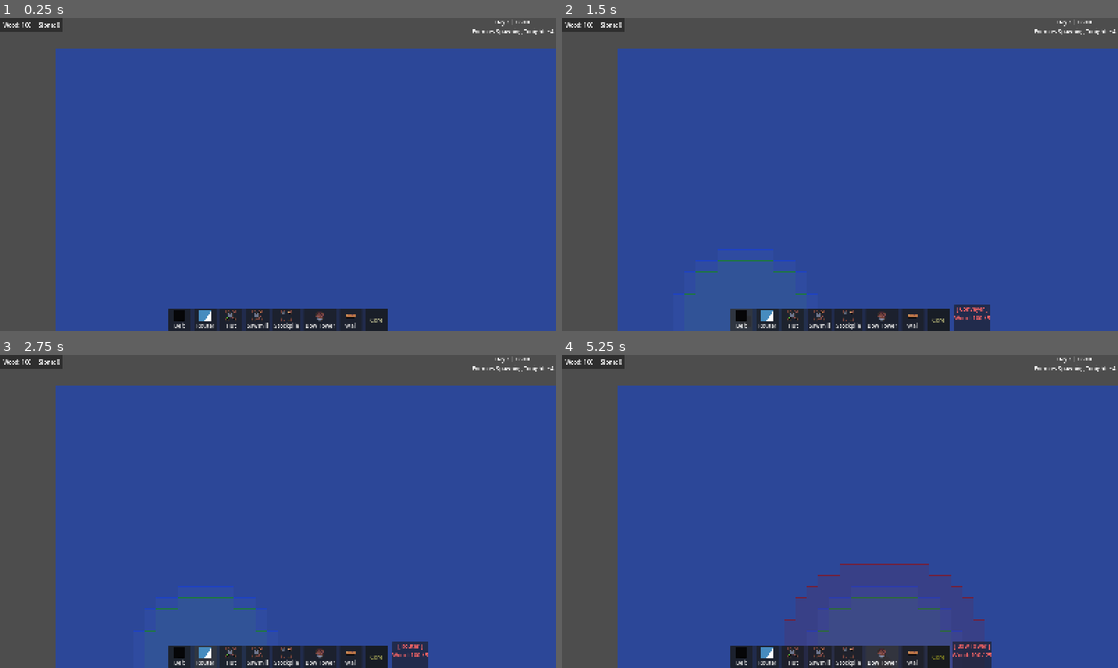
Above: before the commit, frames 1-4 (two rows, left to right).
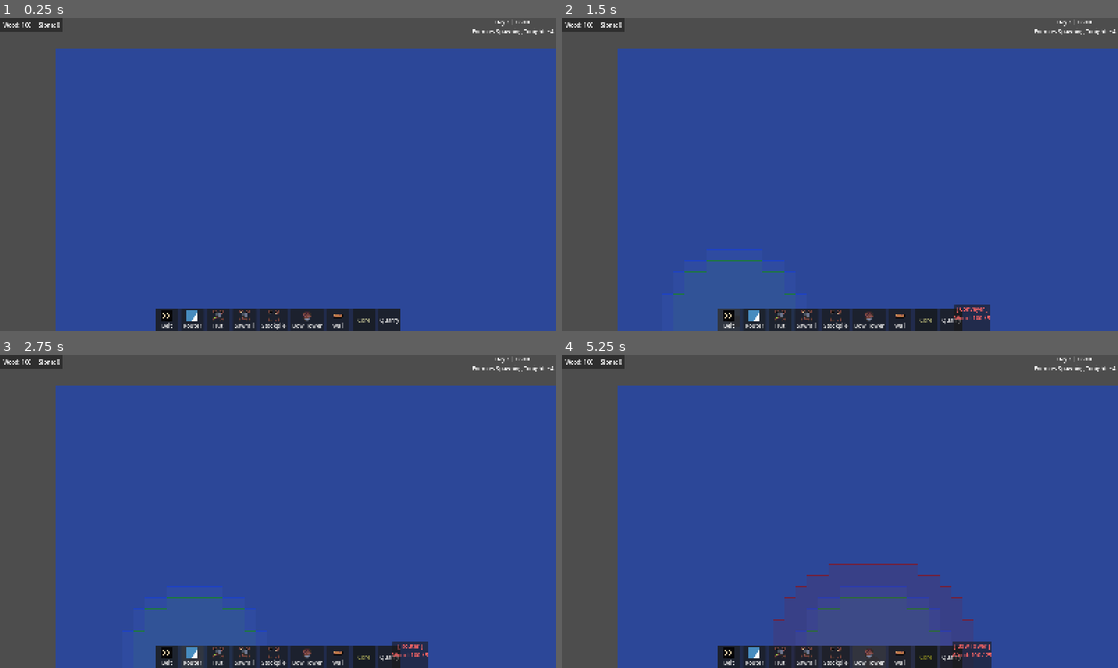
Above: after the commit, the same moments.

Repository: ColdTerror/Core-and-Conveyor
Game: Godot game, scene res://scenes/level.tscn
The game is run twice, just before and just after one commit, with the same random seed, the same clock (stepped at 60 frames per second) and the same inputs. The engine's default icon, where the game draws it, is replaced by a stand-in: a white triangle on a blue panel in a dark square.
Inputs (mouse positions are in pixels of both pictures, inside the frame that each line leads up to):
- Up to frame 1 (0.25 s): no input
- Up to frame 2 (1.5 s): click (951, 318) at 0.5 s, where only the run after the commit has a clickable "Quarry"; click "Belt" at 1.25 s
- Up to frame 3 (2.75 s): click "Router" at 2 s
- Up to frame 4 (5.25 s): click "Hut" at 2.75 s; click "Sawmill" at 3.5 s; click "Stockpile" at 4.25 s; click "Bow Tower" at 5 s

The runs differ from the first frame. In frame 1, 1.6% of the frame differs, in the area x 28-72%, y 92-100%; in frame 2, 1.7%; in frame 3, 1.7%; in frame 4, 1.8%, in the area x 28-76%, y 66-100%.

Commit message:
added a quarry building to harvest stone

Diff:
--- a/resources/tiles/4_Stone.tres
+++ b/resources/tiles/4_Stone.tres
@@ -1,5 +1,6 @@
 [gd_resource type="Resource" script_class="TileDataResource" format=3 uid="uid://reqe4t0u3m16"]
 
+[ext_resource type="Resource" uid="uid://b2175t1sagf73" path="res://resources/items/raw_resources/stone.tres" id="1_p53t5"]
 [ext_resource type="Script" uid="uid://dnsharo0i5t5i" path="res://resources/tiles/tile_data_resource.gd" id="1_yf2e0"]
 
 [resource]
@@ -9,4 +10,5 @@
 atlas_coords_full = Vector2i(1, 1)
 atlas_coords_depleted = Vector2i(1, 1)
 atlas_coords_harvesting = Vector2i(1, 1)
+item_drop = ExtResource("1_p53t5")
 metadata/_custom_type_script = "uid://dnsharo0i5t5i"
--- a/resources/tiles/5_Buiding.tres
+++ /dev/null
@@ -1,9 +0,0 @@
-[gd_resource type="Resource" script_class="TileDataResource" load_steps=2 format=3 uid="uid://bfnvkjk4j5msp"]
-
-[ext_resource type="Script" uid="uid://dnsharo0i5t5i" path="res://resources/tiles/tile_data_resource.gd" id="1_j0qcp"]
-
-[resource]
-script = ExtResource("1_j0qcp")
-display_name = "Building"
-is_object = true
-metadata/_custom_type_script = "uid://dnsharo0i5t5i"
--- a/resources/tiles/6_Conveyer_Right.tres
+++ /dev/null
@@ -1,11 +0,0 @@
-[gd_resource type="Resource" script_class="TileDataResource" format=3 uid="uid://ib2rubjj10i2"]
-
-[ext_resource type="Script" uid="uid://dnsharo0i5t5i" path="res://resources/tiles/tile_data_resource.gd" id="1_m1gv3"]
-
-[resource]
-script = ExtResource("1_m1gv3")
-display_name = "Conveyer_Right"
-is_object = true
-is_conveyor = true
-atlas_coords_full = Vector2i(0, 2)
-metadata/_custom_type_script = "uid://dnsharo0i5t5i"
--- a/resources/tiles/7_Conveyer_Up.tres
+++ /dev/null
@@ -1,12 +0,0 @@
-[gd_resource type="Resource" script_class="TileDataResource" format=3 uid="uid://bwxxvg7jiksgl"]
-
-[ext_resource type="Script" uid="uid://dnsharo0i5t5i" path="res://resources/tiles/tile_data_resource.gd" id="1_f7lrl"]
-
-[resource]
-script = ExtResource("1_f7lrl")
-display_name = "Conveyer_Up"
-is_object = true
-is_conveyor = true
-conveyor_direction = Vector2(0, -1)
-atlas_coords_full = Vector2i(1, 2)
-metadata/_custom_type_script = "uid://dnsharo0i5t5i"
--- a/resources/tiles/8_Conveyer_Left.tres
+++ /dev/null
@@ -1,12 +0,0 @@
-[gd_resource type="Resource" script_class="TileDataResource" format=3 uid="uid://ijwrlheyckd8"]
-
-[ext_resource type="Script" uid="uid://dnsharo0i5t5i" path="res://resources/tiles/tile_data_resource.gd" id="1_6anvb"]
-
-[resource]
-script = ExtResource("1_6anvb")
-display_name = "Conveyer_Left"
-is_object = true
-is_conveyor = true
-conveyor_direction = Vector2(-1, 0)
-atlas_coords_full = Vector2i(2, 2)
-metadata/_custom_type_script = "uid://dnsharo0i5t5i"
--- a/resources/tiles/9_Conveyer_Down.tres
+++ /dev/null
@@ -1,12 +0,0 @@
-[gd_resource type="Resource" script_class="TileDataResource" format=3 uid="uid://dhst2ng5e26ob"]
-
-[ext_resource type="Script" uid="uid://dnsharo0i5t5i" path="res://resources/tiles/tile_data_resource.gd" id="1_23ylb"]
-
-[resource]
-script = ExtResource("1_23ylb")
-display_name = "Conveyer_Down"
-is_object = true
-is_conveyor = true
-conveyor_direction = Vector2(0, 1)
-atlas_coords_full = Vector2i(0, 3)
-metadata/_custom_type_script = "uid://dnsharo0i5t5i"
--- /dev/null
+++ b/scenes/buildings/QuarryBuilding.tscn
@@ -0,0 +1,32 @@
+[gd_scene format=3 uid="uid://datlui80eimn3"]
+
+[ext_resource type="Script" uid="uid://f7k820tvfbd6" path="res://scripts/building/generic scripts/harvester_building.gd" id="1_fgkgn"]
+[ext_resource type="Resource" uid="uid://reqe4t0u3m16" path="res://resources/tiles/4_Stone.tres" id="2_im1p0"]
+[ext_resource type="Texture2D" uid="uid://r4ptpn5bnwmd" path="res://assets/Buildings.png" id="2_ush8g"]
+[ext_resource type="PackedScene" uid="uid://dh3njqr7x7ls7" path="res://scenes/item.tscn" id="2_wcq7w"]
+
+[sub_resource type="RectangleShape2D" id="RectangleShape2D_wcq7w"]
+size = Vector2(128, 128)
+
+[node name="QuarryBuilding" type="Node2D" unique_id=1049048299 groups=["Structure"]]
+script = ExtResource("1_fgkgn")
+target_resource = ExtResource("2_im1p0")
+generic_item_scene = ExtResource("2_wcq7w")
+building_name = "Quarry"
+size = Vector2i(4, 4)
+
+[node name="Sprite2D" type="Sprite2D" parent="." unique_id=1372560711]
+modulate = Color(0.32172796, 0.32172796, 0.32172796, 1)
+self_modulate = Color(0.3328805, 0.33288077, 0.33288056, 1)
+texture = ExtResource("2_ush8g")
+region_enabled = true
+region_rect = Rect2(128, 0, 128, 128)
+
+[node name="Area2D" type="Area2D" parent="." unique_id=1711452867]
+
+[node name="CollisionShape2D" type="CollisionShape2D" parent="Area2D" unique_id=603564727]
+shape = SubResource("RectangleShape2D_wcq7w")
+
+[node name="Line2D" type="Line2D" parent="." unique_id=846815626]
+width = 2.0
+default_color = Color(0.8211179, 0, 0.4125038, 1)
--- a/scenes/level.tscn
+++ b/scenes/level.tscn
@@ -8,17 +8,13 @@
 [ext_resource type="Resource" uid="uid://bmhgfl07ob50b" path="res://resources/tiles/2_Sand.tres" id="5_64w2a"]
 [ext_resource type="Resource" uid="uid://cwk72joli5ujg" path="res://resources/tiles/3_Forest.tres" id="6_fpun6"]
 [ext_resource type="Resource" uid="uid://reqe4t0u3m16" path="res://resources/tiles/4_Stone.tres" id="7_wc255"]
-[ext_resource type="Resource" uid="uid://bfnvkjk4j5msp" path="res://resources/tiles/5_Buiding.tres" id="8_arp2o"]
 [ext_resource type="Script" uid="uid://c800uxnceihnq" path="res://scripts/camera_controller.gd" id="9_8iemx"]
-[ext_resource type="Resource" uid="uid://ib2rubjj10i2" path="res://resources/tiles/6_Conveyer_Right.tres" id="9_wc255"]
-[ext_resource type="Resource" uid="uid://bwxxvg7jiksgl" path="res://resources/tiles/7_Conveyer_Up.tres" id="10_arp2o"]
-[ext_resource type="Resource" uid="uid://ijwrlheyckd8" path="res://resources/tiles/8_Conveyer_Left.tres" id="11_ux5qa"]
-[ext_resource type="Resource" uid="uid://dhst2ng5e26ob" path="res://resources/tiles/9_Conveyer_Down.tres" id="12_82cfe"]
 [ext_resource type="PackedScene" uid="uid://dh3njqr7x7ls7" path="res://scenes/item.tscn" id="13_arp2o"]
 [ext_resource type="PackedScene" uid="uid://cs65262rv84b4" path="res://scenes/buildings/stockpile_building.tscn" id="14_ux5qa"]
 [ext_resource type="PackedScene" uid="uid://dupuw0x1fcxf2" path="res://scenes/buildings/lumberjack_building.tscn" id="15_8gofh"]
 [ext_resource type="Script" uid="uid://y8ifotnqs7ch" path="res://scripts/building/building_manager.gd" id="15_gunhw"]
 [ext_resource type="PackedScene" uid="uid://b72vyugc0vaax" path="res://scenes/buildings/sawmill_building.tscn" id="16_pqd0y"]
+[ext_resource type="PackedScene" uid="uid://datlui80eimn3" path="res://scenes/buildings/QuarryBuilding.tscn" id="17_w3o6u"]
 [ext_resource type="PackedScene" uid="uid://u8dr3txp3net" path="res://scenes/buildings/towers/bow_tower.tscn" id="17_xy2fk"]
 [ext_resource type="PackedScene" uid="uid://2067p75ou047" path="res://scenes/ui/building_hover_popup.tscn" id="18_82cfe"]
 [ext_resource type="PackedScene" uid="uid://cg13cd0e8r5ne" path="res://scenes/buildings/towers/projectile.tscn" id="18_cmcjb"]
@@ -39,7 +35,7 @@
 [node name="Level" type="Node2D" unique_id=368109732]
 script = ExtResource("1_olg7q")
 current_map_type = 2
-tile_library = Array[ExtResource("2_olg7q")]([ExtResource("3_t1rx8"), ExtResource("4_8iemx"), ExtResource("5_64w2a"), ExtResource("6_fpun6"), ExtResource("7_wc255"), ExtResource("8_arp2o"), ExtResource("9_wc255"), ExtResource("10_arp2o"), ExtResource("11_ux5qa"), ExtResource("12_82cfe")])
+tile_library = Array[ExtResource("2_olg7q")]([ExtResource("3_t1rx8"), ExtResource("4_8iemx"), ExtResource("5_64w2a"), ExtResource("6_fpun6"), ExtResource("7_wc255")])
 item_scene = ExtResource("13_arp2o")
 stockpile_scene = ExtResource("14_ux5qa")
 lumberjack_scene = ExtResource("15_8gofh")
@@ -49,6 +45,7 @@
 conveyor_scene = ExtResource("19_gur6y")
 router_scene = ExtResource("20_2e2fo")
 core_scene = ExtResource("21_gur6y")
+quarry_scene = ExtResource("17_w3o6u")
 projectile_scene = ExtResource("18_cmcjb")
 
 [node name="WaveManager" parent="." unique_id=2093612804 node_paths=PackedStringArray("level_ref", "corruption_layer", "time_manager", "enemy_popup") instance=ExtResource("32_2e2fo")]
--- a/scripts/Level.gd
+++ b/scripts/Level.gd
@@ -46,6 +46,7 @@
 @export var conveyor_scene: PackedScene
 @export var router_scene: PackedScene
 @export var core_scene: PackedScene
+@export var quarry_scene: PackedScene
 
 # ------------------
 
@@ -99,6 +100,7 @@
 	_add_building_to_bar("Bow Tower", bow_tower_scene)
 	_add_building_to_bar("Wall", wall_scene)
 	_add_building_to_bar("Core", core_scene)
+	_add_building_to_bar("Quarry", quarry_scene)
 
 
 func _add_building_to_bar(name: String, packed_scene: PackedScene):
